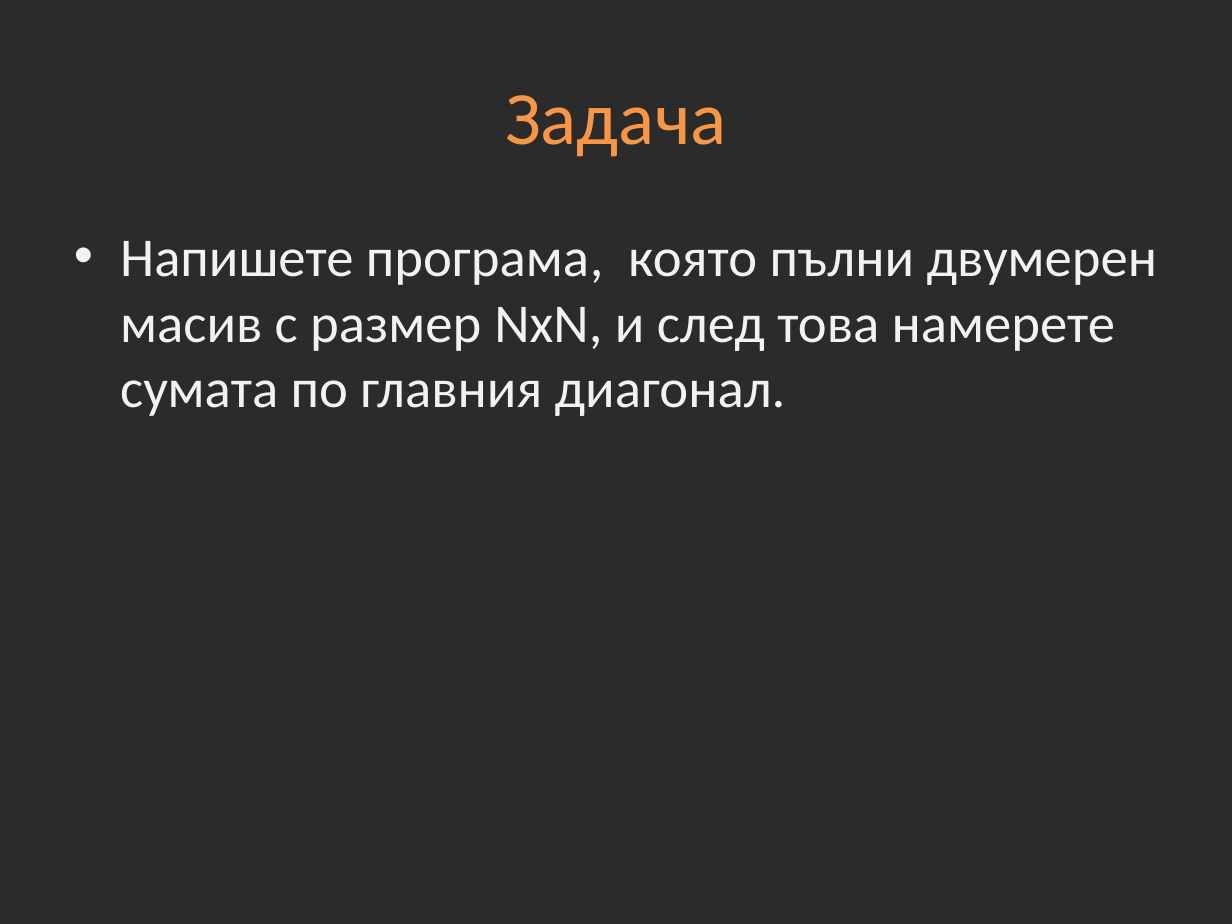
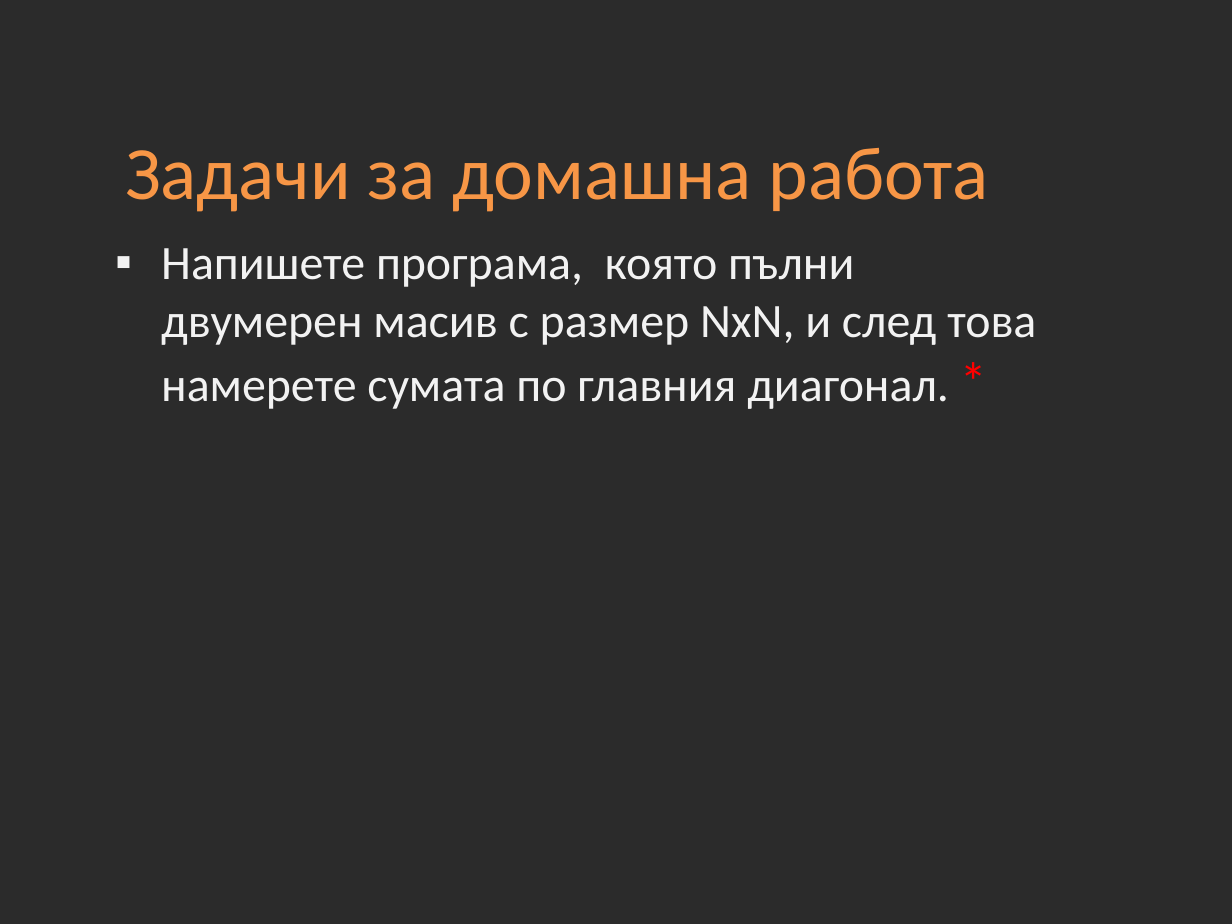
Before and after one commit to Academy-Soft-Intellect/Programming-Introduction-Java-Course, a slide deck: slide 17 of 07-Arrays.pptx (slide 14 before the commit). Drawn at 1232x924 pixels with LibreOffice and Linux fonts; fonts in the diff are those of the drawing; background and template pictures are left out; a plain dark background stands for a picture behind light text. Boxes give left, top, right and bottom in pixels: in the first picture for what was removed or moved away, otherwise in the second. Text is boxed around its words. In the diff, an @@ line names an element or a change of style, - is before the commit and + after.

Commit message:
Lecture 7 updates

```diff
--- a/07-Arrays.pptx
+++ b/07-Arrays.pptx
@@ title removed at [505, 95, 726, 157] @@
-Задача
@@ title added at [125, 148, 989, 212], 44 pt, text #F79646 @@
+Задачи за домашна работа
@@ text at [161, 248, 1036, 409]: text changed; size 32 to 28 pt @@
-• Напишете програма, която пълни двумерен масив с размер NxN, и след това намерете сумата по главния диагонал.
+▪ Напишете програма, която пълни двумерен масив с размер NxN, и след това намерете сумата по главния диагонал. *
```
Also in this commit, not shown: 2 other files.
